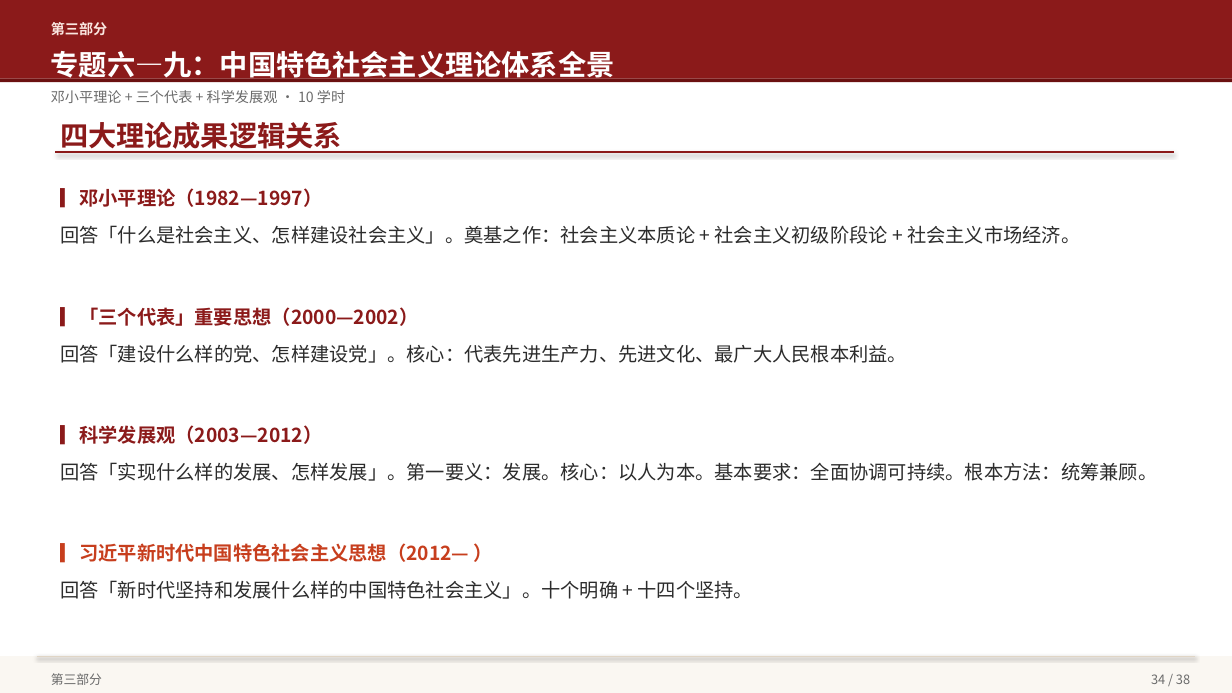
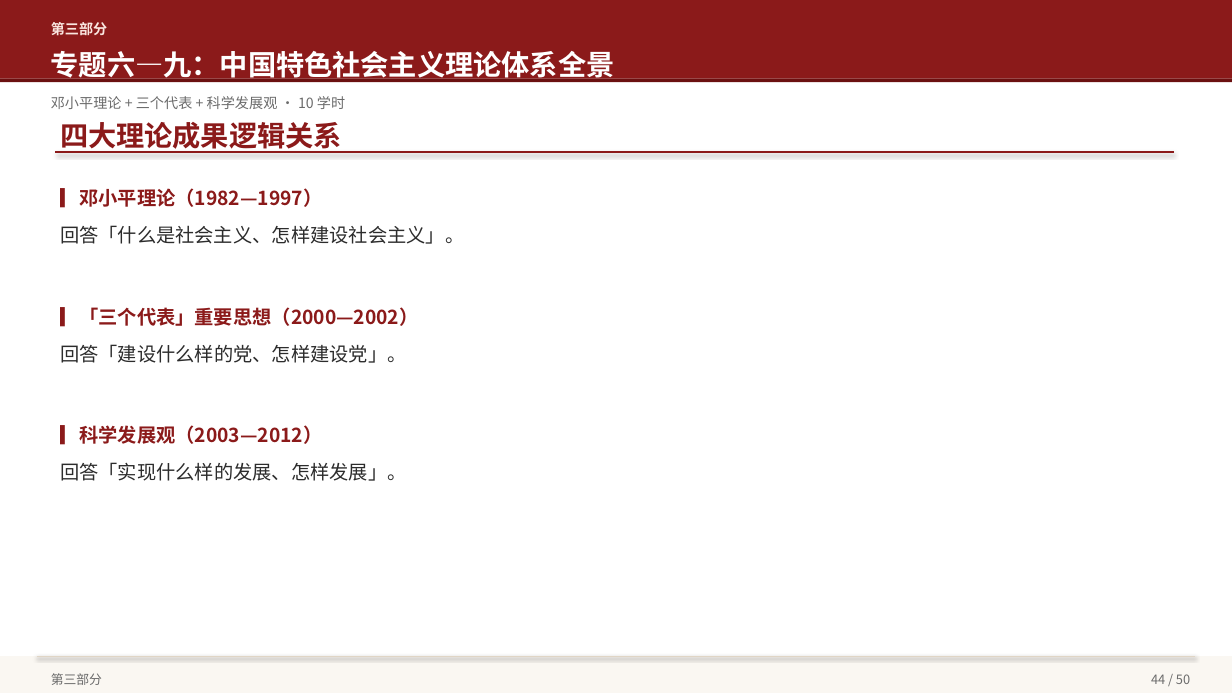
Before and after one commit to hsy358/obsidian-vault, a slide deck: slide 44 of 03-资源/PPT/毛泽东思想和中国特色社会主义理论体系概论 教学大纲概览.pptx (slide 34 before the commit). Drawn at 1232x693 pixels with LibreOffice and Linux fonts; fonts in the diff are those of the drawing. Boxes give left, top, right and bottom in pixels: in the first picture for what was removed or moved away, otherwise in the second. Text is boxed around its words. In the diff, an @@ line names an element or a change of style, - is before the commit and + after.

```diff
--- a/03-资源/PPT/毛泽东思想和中国特色社会主义理论体系概论 教学大纲概览.pptx
+++ b/03-资源/PPT/毛泽东思想和中国特色社会主义理论体系概论 教学大纲概览.pptx
@@ text "邓小平理论 + 三个代表 + 科学发展观 ...": place and size @@
-text "邓小平理论 + 三个代表 + 科学发展观 ..." at (51,90,345,103)
+text "邓小平理论 + 三个代表 + 科学发展观 ..." at (51,96,345,109)
@@ text at (60,225,464,244): text changed @@
-回答「什么是社会主义、怎样建设社会主义」。奠基之作：社会主义本质论 + 社会主义初级阶段论 + 社会主义市场经济。
+回答「什么是社会主义、怎样建设社会主义」。
@@ text at (60,344,406,363): text changed @@
-回答「建设什么样的党、怎样建设党」。核心：代表先进生产力、先进文化、最广大人民根本利益。
+回答「建设什么样的党、怎样建设党」。
@@ text at (60,462,406,481): text changed @@
-回答「实现什么样的发展、怎样发展」。第一要义：发展。核心：以人为本。基本要求：全面协调可持续。根本方法：统筹兼顾。
-▎习近平新时代中国特色社会主义思想（2012— ）
-回答「新时代坚持和发展什么样的中国特色社会主义」。十个明确 + 十四个坚持。
+回答「实现什么样的发展、怎样发展」。
@@ text at (1151,674,1190,684): text changed @@
-34 / 38
+44 / 50
```
Also in this commit, not shown: 37 other slides changed, 13 slides added.
